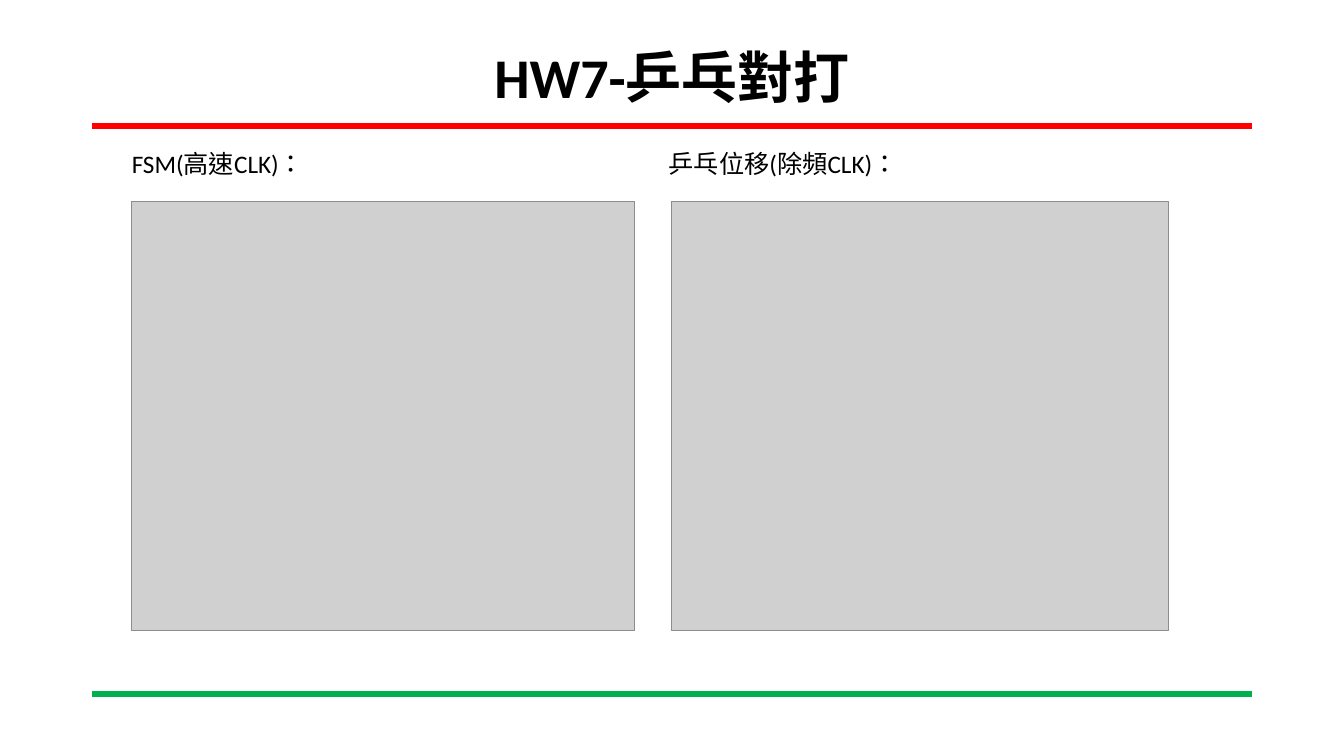
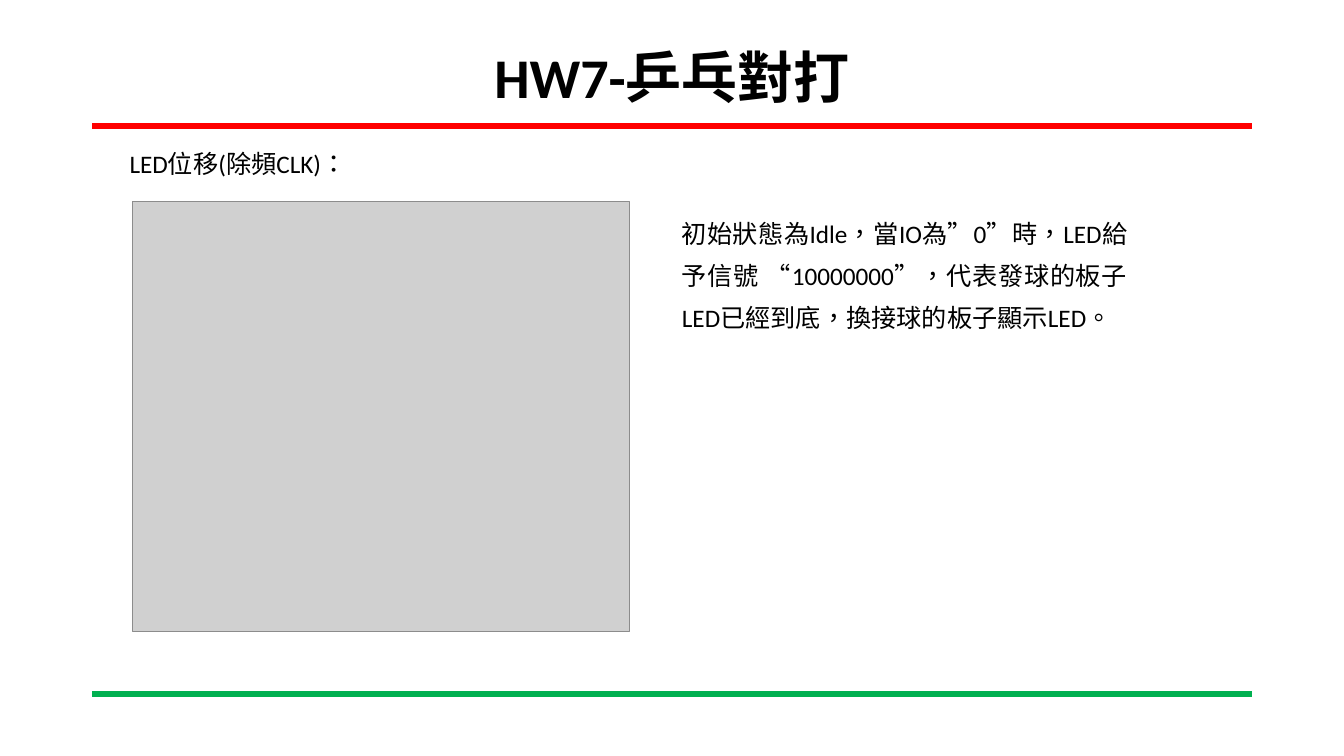
Before and after one commit to CCH147/FPGA_Course, a slide deck: slide 4 of HW7/HW7_pingpong_connect.pptx (slide 3 before the commit). Drawn at 1344x756 pixels with LibreOffice and Linux fonts; fonts in the diff are those of the drawing; grey boxes stand for pictures; background and template pictures are left out. Boxes give left, top, right and bottom in pixels: in the first picture for what was removed or moved away, otherwise in the second. Text is boxed around its words. In the diff, an @@ line names an element or a change of style, - is before the commit and + after.

```diff
--- a/HW7/HW7_pingpong_connect.pptx
+++ b/HW7/HW7_pingpong_connect.pptx
@@ text at (x1=130, y1=153, x2=347, y2=177): text changed @@
-乒乓位移(除頻CLK)：
+LED位移(除頻CLK)：
@@ text removed at (x1=132, y1=152, x2=304, y2=177) @@
-FSM(高速CLK)：
@@ picture removed at (x1=132, y1=202, x2=635, y2=630) @@
@@ picture moved from (x1=673, y1=202, x2=1169, y2=631) to (x1=133, y1=202, x2=629, y2=631) @@
@@ text removed at (x1=619, y1=222, x2=658, y2=248) @@
-發球
@@ text added at (x1=682, y1=221, x2=1127, y2=329), 18 pt, text #000000 @@
+初始狀態為Idle，當IO為”0”時，LED給予信號 “10000000”，代表發球的板子LED已經到底，換接球的板子顯示LED。
```
Also in this commit, not shown: 1 slide added, 1 slide removed.
